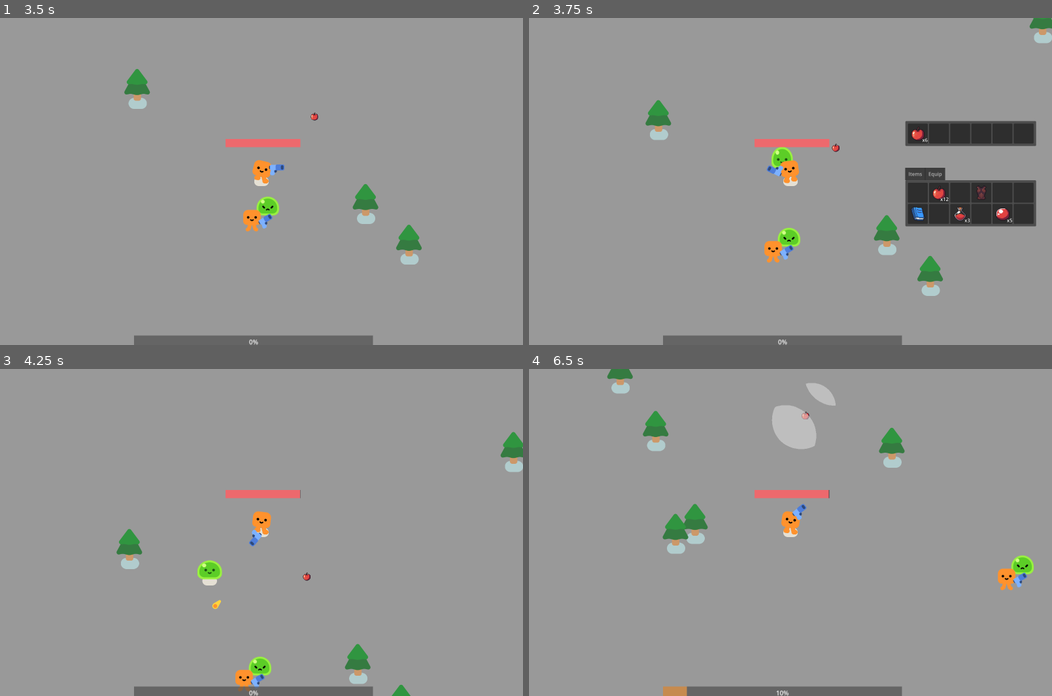
Above: before the commit, frames 1-4 (two rows, left to right).
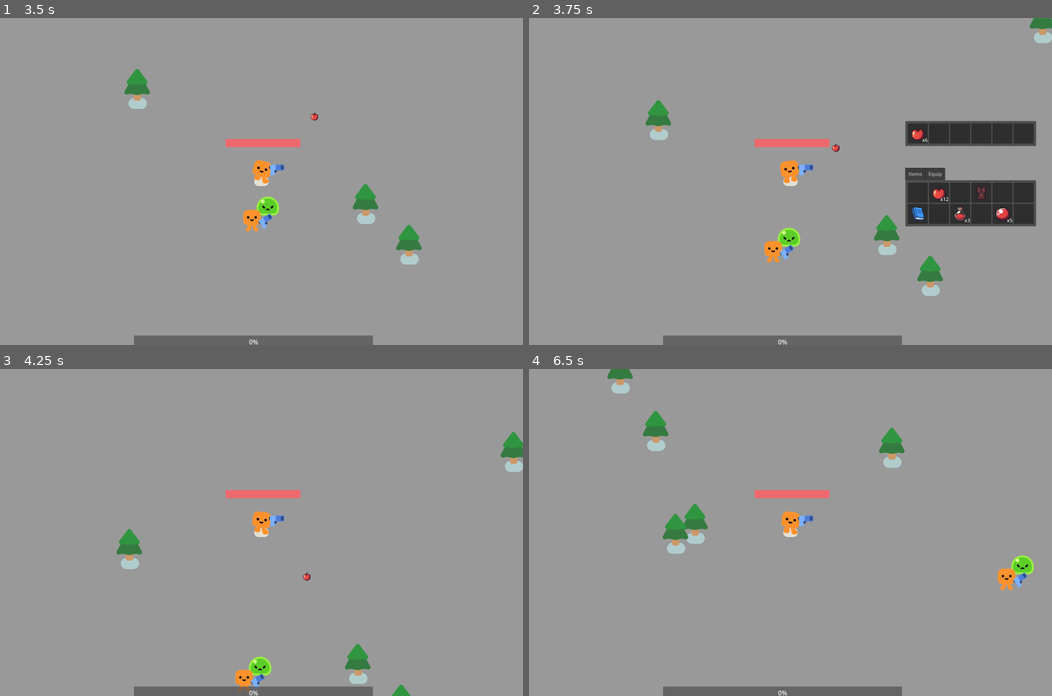
Above: after the commit, the same moments.

Repository: Kuui22/Godot_test
Game: Godot game, scene res://menus/mainmenu.tscn
Same seed, same stepped clock (60 frames per second), same inputs: the game is played once before the commit and once after it.
Inputs (mouse positions are in pixels of both pictures, inside the frame that each line leads up to):
- Up to frame 1 (3.5 s): click "Start" at 0.5 s; move the mouse to (376, 165) at 1.27 s; hold D (move_right) 1.28-2.03 s; tap C (characterstats) at 1.35, 2.85 s; click (376, 165) at 1.42 s; move the mouse to (156, 197) at 2.02 s; hold S (move_down) 2.03-2.78 s; tap E (interact) at 2.1 s; move the mouse to (313, 109) at 2.77 s; hold D (move_right) from 2.78 s (still down)
- Up to frame 2 (3.75 s): move the mouse to (764, 246) at 3.52 s; release D (move_right) at 3.53 s; hold W (move_up) from 3.53 s (still down); tap E (interact) at 3.6 s; click (764, 246) at 3.67 s
- Up to frame 3 (4.25 s): keep holding W (move_up)
- Up to frame 4 (6.5 s): move the mouse to (947, 581) at 4.27 s; release W (move_up) at 4.28 s; hold A (move_left) 4.28-5.78 s; tap C (characterstats) at 4.35, 5.85 s; move the mouse to (633, 483) at 5.02 s; tap E (interact) at 5.1 s; move the mouse to (816, 532) at 5.77 s; hold S (move_down) from 5.78 s (still down); click (816, 532) at 5.92 s

Frame 1 is identical in both runs. In frame 2, 0.3% of the frame differs, in the area x 45-55%, y 39-49%; in frame 3, 0.4%; in frame 4, 1.4%, in the area x 25-59%, y 4-100%.

Commit message:
mob idle finished
okayge

Diff:
--- a/2d-project-start/main.gd
+++ b/2d-project-start/main.gd
@@ -2,7 +2,7 @@
 
 const PickUp = preload("res://items/pickup.tscn")
 
-@export var spawn_radius = 100
+@export var spawn_radius = 1800
 @export var mob:PackedScene
 const SLIME:PackedScene = preload("res://mobs/slime.tscn")
 var mobcounter:int = 0
--- a/2d-project-start/mobs/slime.gd
+++ b/2d-project-start/mobs/slime.gd
@@ -12,14 +12,16 @@
 const PICKUP_SCENE = preload("res://items/pickup.tscn")
 const SMOKE_SCENE = preload("res://smoke_explosion/smoke_explosion.tscn")
 const mob_name:String = "Slime"
-const SPEED:float = 300
 
 #stats
 
 var health:int = 3
 var experience:int = 10
 @export var DAMAGE:float = 5.0
-
+@export var speed:float = 300.0
+@export var idle_speed:float = 200.0
+@export var tolerance:float = 10.0
+@export var targeting_range:float = 600.0
 #loot
 var loot_table
 
@@ -32,7 +34,7 @@
 @export var min_range:float = 400.0
 @export var max_range:float = 1000.0
 
-
+@onready var idle_timer:Timer = $idle_timer
 
 
 func movetotarget(targ,speed):
@@ -45,18 +47,26 @@
 #can change base target here
 func _ready():
 	Slime.play_walk()
-	#target = player
+	target = player
 	loot_table = ItemDB.get_loot_table(mob_name)
 
 func _physics_process(_delta):
-	if(target):
-		movetotarget(target,SPEED)
+	# IF MOB HAS A TARGET AND TARGET IS IN RANGE
+	if(target and global_position.distance_to(target.global_position) < targeting_range ):
+		movetotarget(target,speed)
+		status == "FIGHTING"
 	else:
+		#IF MOB IS ALREADY IDLE MOVING TO A RANDOM PLACE
 		if(status == "RUNNING"):
 			status_check()
 		else:
-			current_idle_target_position = update_random_position()
-			status = "RUNNING"
+			#MOB WAITS (1 TO 3) SECONDS AND IDLE MOVES
+			if idle_timer.is_stopped():
+				idle_timer.wait_time = randf_range(1,3)
+				idle_timer.start()
+				await idle_timer.timeout
+				current_idle_target_position = update_random_position()
+				status = "RUNNING"
 	move_and_slide()
 
 #getting hit
@@ -98,10 +108,6 @@
 			return drop
 	return drop
 
-
-@export var speed:float = 300.0
-@export var tolerance:float = 10.0
-
 func status_check():
 	var target_pos:Vector2 = current_idle_target_position
 	var distance:float = global_position.distance_to(target_pos)
@@ -112,7 +118,7 @@
 		print("FINISHED")
 
 	else:
-		move(target_pos,speed)
+		move(target_pos,idle_speed)
 		status = "RUNNING"
 
 func update_random_position():
--- a/2d-project-start/mobs/slime.tscn
+++ b/2d-project-start/mobs/slime.tscn
@@ -26,3 +26,7 @@
 visible = false
 position = Vector2(30, -83)
 texture = ExtResource("3_pm11y")
+
+[node name="idle_timer" type="Timer" parent="."]
+wait_time = 2.0
+one_shot = true
